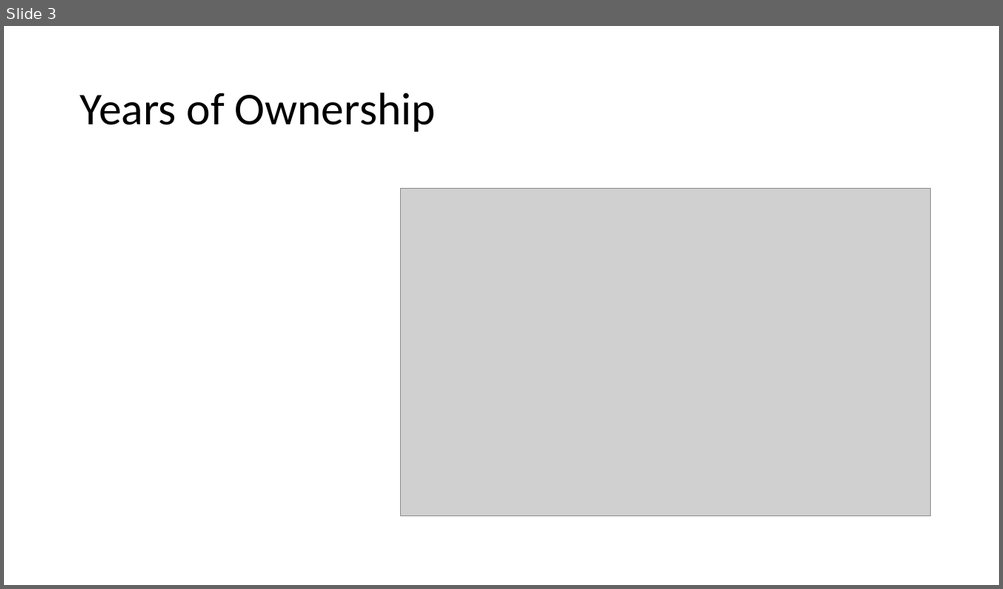
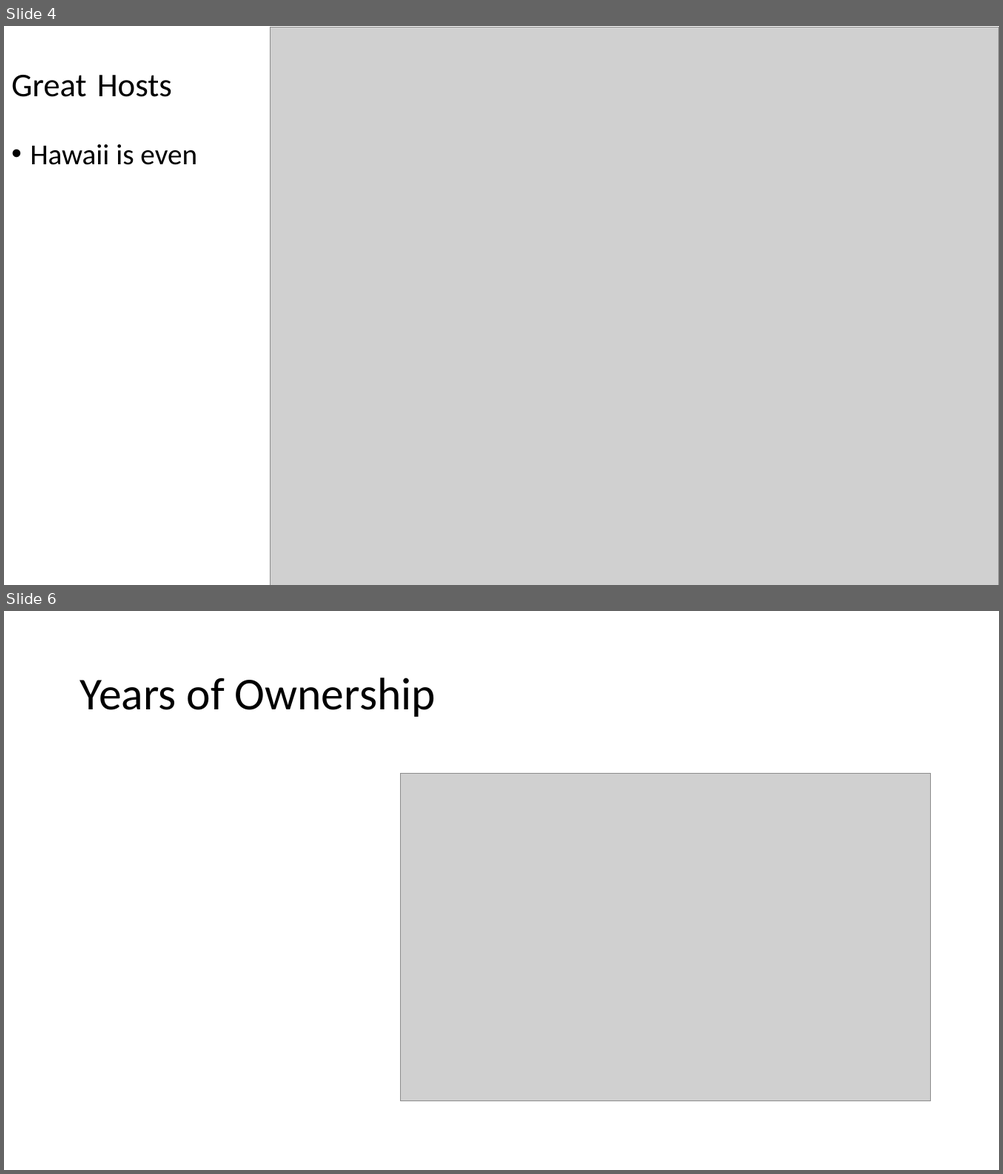
Before and after one commit to jaminiowa/Group-1-Project, a slide deck: Group 1 - AirBnB Presentation.pptx. Shown one above the other, each under a label of ours: slide 3 before the commit, slides 4 and 6 after it; the slides between them are not shown. The pictures are 1003x589 and 1003x1174 pixels, drawn with LibreOffice and Linux fonts; fonts in the diff are those of the drawing; grey boxes stand for pictures. Boxes give left, top, right and bottom in pixels: in the first picture for what was removed or moved away, otherwise in the second. Text is boxed around its words. In the diff, an @@ line names an element or a change of style, - is before the commit and + after.

```diff
--- a/Group 1 - AirBnB Presentation.pptx
+++ b/Group 1 - AirBnB Presentation.pptx
@@ slide 4 added at (4,26,999,585), background #FFFFFF @@
@@ picture added at (270,27,999,585) @@
@@ title added at (11,75,172,97), 32 pt, text #000000 @@
+Great Hosts
@@ text added at (30,144,197,165), 28 pt, text #000000 @@
+• Hawaii is even
@@ what was slide 3 is now slide 6 @@
```
Also in this commit, not shown: 1 slide changed, 5 other slides added, 1 slide removed.
